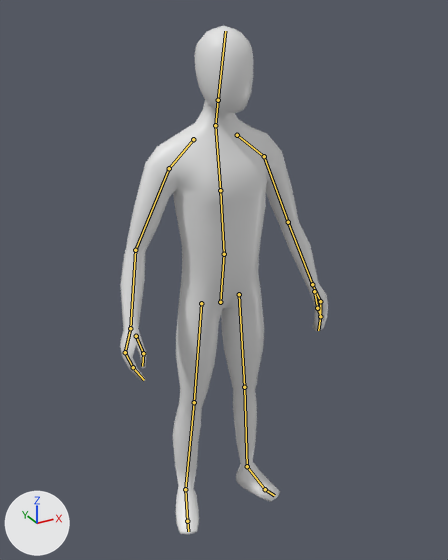
Renders of the Blender file Blender/Tutorials/Player/Player_01_Walk.blend from each side of a commit.
Both versions are drawn from a camera (50 mm lens) standing at (-1.007, -1.855, 1.971) and looking at (0.013, 0.001, 1.044). Lighting does not change. The marker at lower left points along +X, +Y and +Z. The bones that bend it are drawn over the model as lines.

Names of what the first picture shows: 'PlayerModel'.
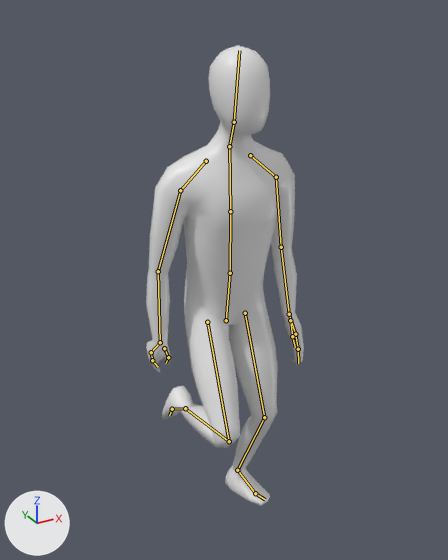
Commit message: Work on Walk

The newer file adds an action. The first version stands in its rest pose; the second is drawn at frame 13 of the action 'Walk'.

What differs and where, as boxes [x1, y1, x2, y2] in the pictures (448 x 560 px):
'PlayerModel', posed (24% narrower, 9% shorter): before [120, 26, 328, 534]; after [146, 45, 304, 506]
bone 'Spine.001', root to tip: before (220, 302) to (224, 254); after (226, 320) to (230, 273)
bone 'Spine.002', root to tip: before (224, 254) to (220, 190); after (230, 273) to (230, 211)
bone 'Head.001', root to tip: before (218, 100) to (225, 31); after (234, 122) to (239, 50)
bone 'UpperArm.L', root to tip: before (264, 156) to (288, 222); after (276, 177) to (281, 247)
bone 'Hand1.L', root to tip: before (312, 284) to (320, 301); after (289, 314) to (295, 334)
bone 'Hand2.L', root to tip: before (320, 301) to (320, 316); after (295, 334) to (298, 349)
bone 'UpperArm.R', root to tip: before (169, 168) to (135, 250); after (180, 190) to (158, 271)
bone 'LowerArm.R', root to tip: before (135, 250) to (130, 328); after (158, 271) to (160, 342)
bone 'Hand1.R', root to tip: before (130, 328) to (125, 352); after (160, 342) to (151, 352)
bone 'Hand2.R', root to tip: before (125, 352) to (133, 367); after (151, 352) to (152, 360)

The change, as a list of edits to the scene's bpy script:
```text
Change bone_spine_001:
    where bone_spine_001 = bpy.data.objects['Armature'].pose.bones['Spine.001']
    bone_spine_001.location: (0.0, 0.0, 0.0) -> (0.0, -0.05, 0.053)
Change bone_spine_002:
    where bone_spine_002 = bpy.data.objects['Armature'].pose.bones['Spine.002']  # child of 'Spine.001'
    bone_spine_002.rotation_quaternion: (1.0, 0.0, 0.0, 0.0) -> (0.998, 0.058, 0.0, 0.0)  # degrees (0, 0, 0) -> degrees (7, 0, 0)
Change bone_head_001:
    where bone_head_001 = bpy.data.objects['Armature'].pose.bones['Head.001']  # child of 'Neck.001'
    bone_head_001.rotation_quaternion: (1.0, 0.0, 0.0, 0.0) -> (0.995, -0.101, 0.0, 0.0)  # degrees (0, 0, 0) -> degrees (-12, 0, 0)
Change bone_upperarm_l:
    where bone_upperarm_l = bpy.data.objects['Armature'].pose.bones['UpperArm.L']  # child of 'Shoulder.L'
    bone_upperarm_l.rotation_quaternion: (1.0, 0.0, 0.0, 0.0) -> (0.993, 0.006, 0.019, -0.114)  # degrees (0, 0, 0) -> degrees (0, 2, -13)
Change bone_hand1_l:
    where bone_hand1_l = bpy.data.objects['Armature'].pose.bones['Hand1.L']  # child of 'LowerArm.L'
    bone_hand1_l.rotation_quaternion: (1.0, 0.0, 0.0, 0.0) -> (0.991, 0.126, -0.053, 0.011)  # degrees (0, 0, 0) -> degrees (15, -6, 1)
Change bone_hand2_l:
    where bone_hand2_l = bpy.data.objects['Armature'].pose.bones['Hand2.L']  # child of 'Hand1.L'
    bone_hand2_l.rotation_quaternion: (1.0, 0.0, 0.0, 0.0) -> (0.98, -0.009, 0.108, 0.164)  # degrees (0, 0, 0) -> degrees (1, 12, 19)
Change bone_upperarm_r:
    where bone_upperarm_r = bpy.data.objects['Armature'].pose.bones['UpperArm.R']  # child of 'Shoulder.R'
    bone_upperarm_r.rotation_quaternion: (1.0, 0.0, 0.0, 0.0) -> (0.994, 0.005, -0.017, 0.104)  # degrees (0, 0, 0) -> degrees (0, -2, 12)
Change bone_lowerarm_r:
    where bone_lowerarm_r = bpy.data.objects['Armature'].pose.bones['LowerArm.R']  # child of 'UpperArm.R'
    bone_lowerarm_r.rotation_quaternion: (1.0, 0.0, 0.0, 0.0) -> (0.996, -0.088, -0.023, 0.008)  # degrees (0, 0, 0) -> degrees (-10, -3, 1)
Change bone_hand1_r:
    where bone_hand1_r = bpy.data.objects['Armature'].pose.bones['Hand1.R']  # child of 'LowerArm.R'
    bone_hand1_r.rotation_quaternion: (1.0, 0.0, 0.0, 0.0) -> (0.949, -0.285, -0.127, 0.043)  # degrees (0, 0, 0) -> degrees (-34, -13, 9)
Change bone_hand2_r:
    where bone_hand2_r = bpy.data.objects['Armature'].pose.bones['Hand2.R']  # child of 'Hand1.R'
    bone_hand2_r.rotation_quaternion: (1.0, 0.0, 0.0, 0.0) -> (0.992, 0.029, 0.057, -0.107)  # degrees (0, 0, 0) -> degrees (3, 7, -12)
Change bone_leg_ik_l:
    where bone_leg_ik_l = bpy.data.objects['Armature'].pose.bones['Leg IK.L']
    bone_leg_ik_l.location: (0.0, 0.0, 0.0) -> (-0.05, 0.0, 0.0)
Change bone_leg_ik_r_001:
    where bone_leg_ik_r_001 = bpy.data.objects['Armature'].pose.bones['Leg IK.R.001']
    bone_leg_ik_r_001.location: (0.0, 0.0, 0.0) -> (0.05, 0.085, 0.347)
    bone_leg_ik_r_001.rotation_quaternion: (1.0, 0.0, 0.0, 0.0) -> (0.545, -0.674, -0.255, 0.429)  # degrees (0, 0, 0) -> degrees (-92, 17, 58)
```
